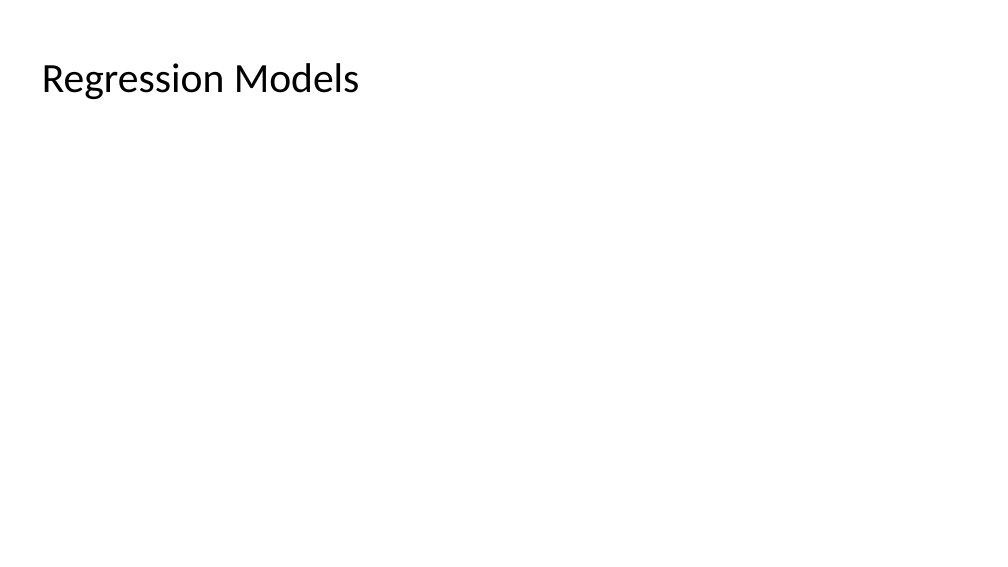
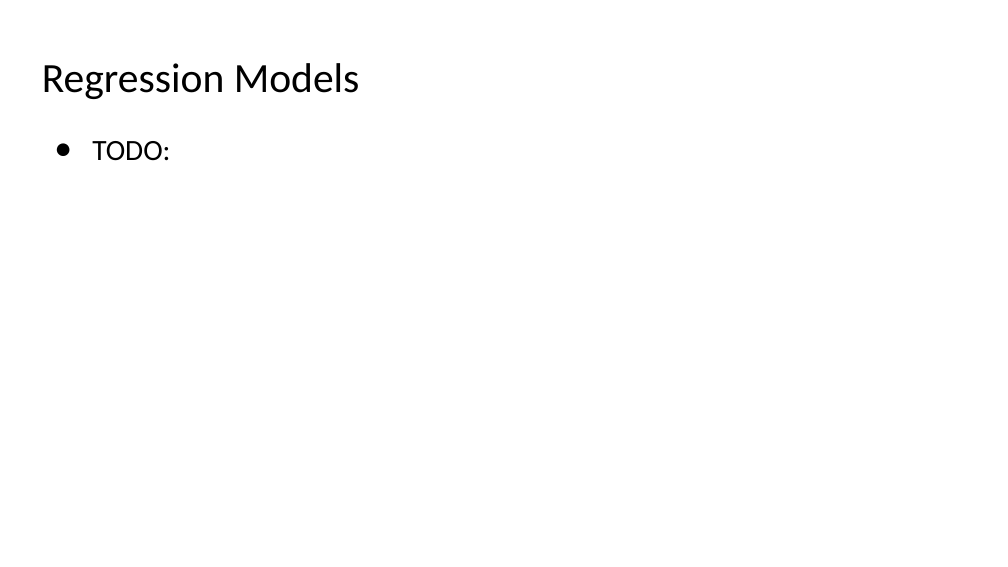
Before and after one commit to ranton256/used_car_sale_price_analysis, a slide deck: slide 17 of DSCI521_rna63_final_project_pres.pptx (slide 15 before the commit). Drawn at 1008x567 pixels with LibreOffice and Linux fonts; fonts in the diff are those of the drawing; background and template pictures are left out. Boxes give left, top, right and bottom in pixels: in the first picture for what was removed or moved away, otherwise in the second. Text is boxed around its words. In the diff, an @@ line names an element or a change of style, - is before the commit and + after.

```diff
--- a/DSCI521_rna63_final_project_pres.pptx
+++ b/DSCI521_rna63_final_project_pres.pptx
@@ text added at (92, 141, 170, 161), 28 pt, text #000000 @@
+● TODO:
```
Also in this commit, not shown: 2 other slides changed, 6 slides added, 2 slides removed, 3 other files.
